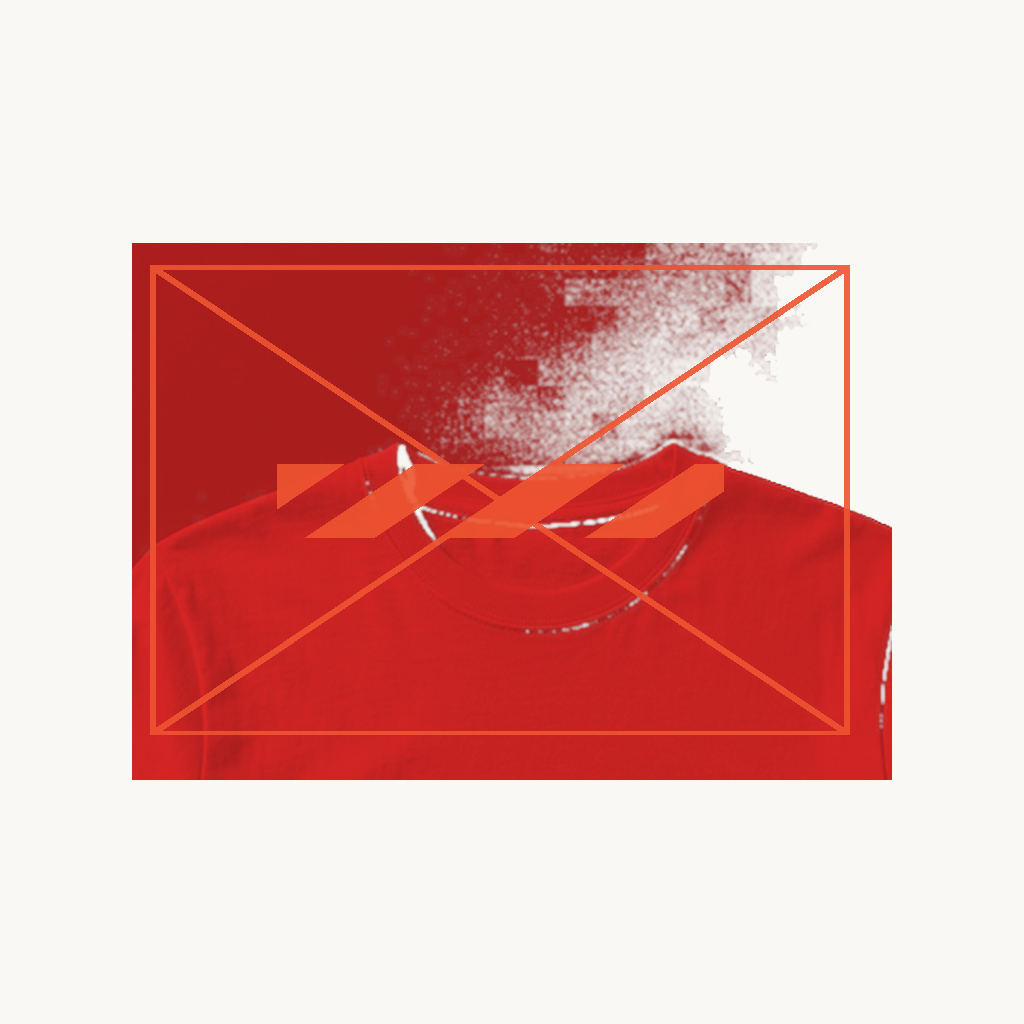
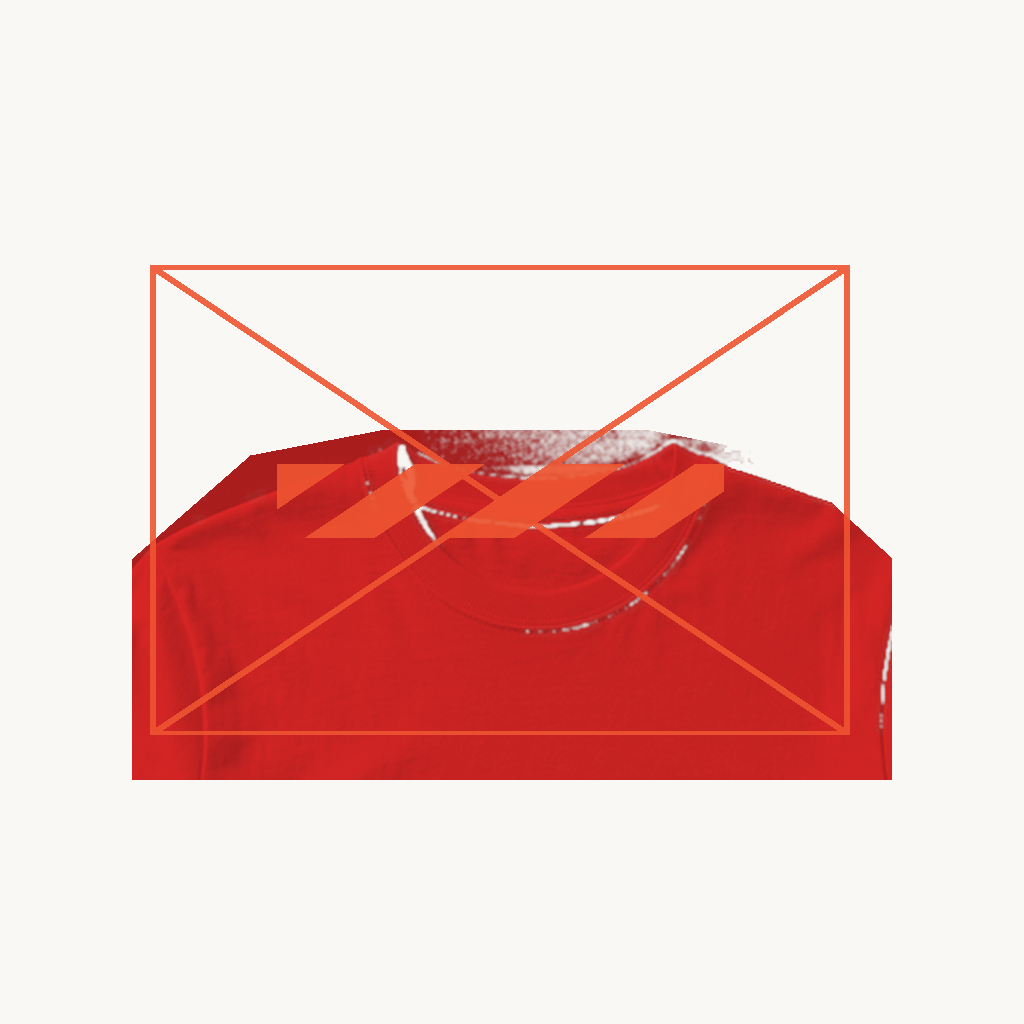
Layers edited between the first and the second 1024x1024 image:
painted on "10 Product Base - longsleeve - red - neck-label" over [132, 243, 892, 559]